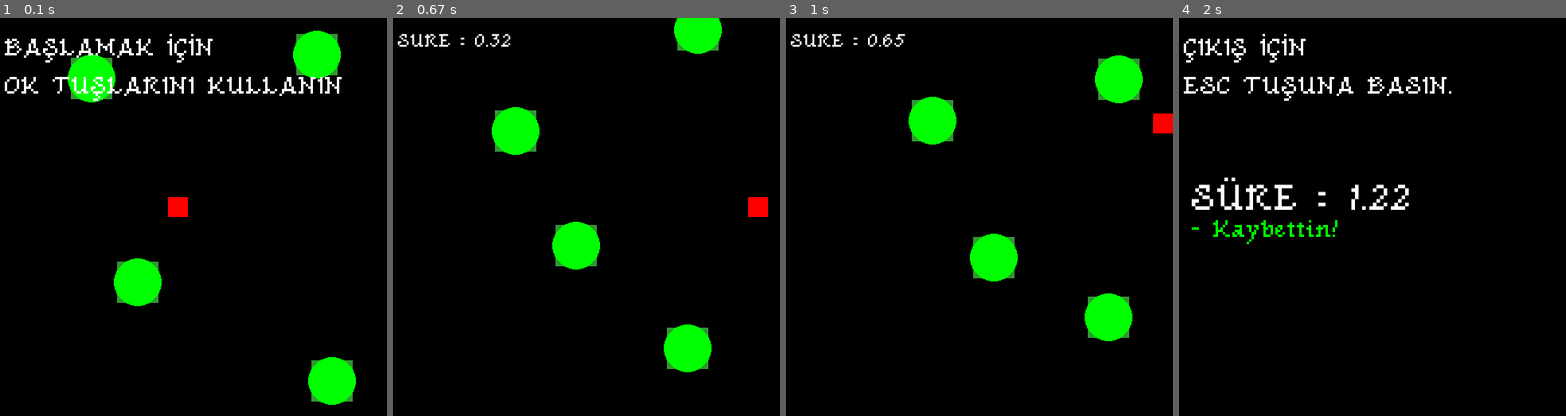
Above: before the commit, frames 1-4 (left to right).
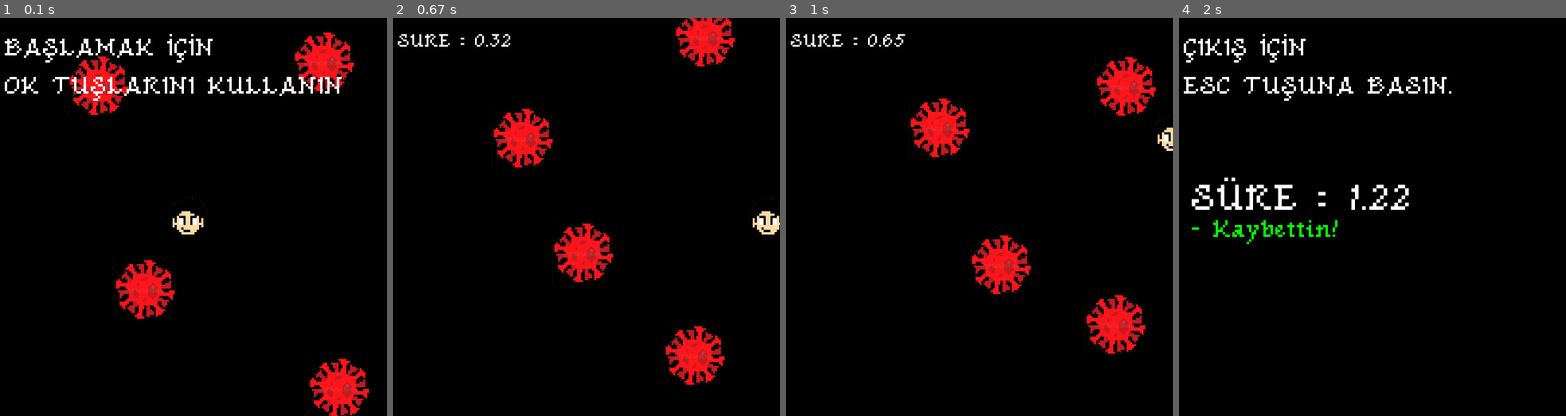
Above: after the commit, the same moments.

Repository: atakanargn/Corona-PyGame
Game: pygame game, started from main.py
Two runs of this game, one before a commit and one after it. Both use one fixed random seed, a clock stepped at 60 frames per second and the inputs below.
Inputs:
- Up to frame 1 (0.1 s): no input
- Up to frame 2 (0.67 s): hold Right from 0.33 s (still down)
- Up to frame 3 (1 s): release Right at 0.8 s; hold Up from 0.83 s (still down)
- Up to frame 4 (2 s): release Up at 1.13 s; hold Right 1.17-1.63 s

The runs differ from the first frame. In frame 1, 7.0% of the frame differs, in the area x 17-96%, y 3-100%; in frame 2, 7.0%; in frame 3, 7.2%, in the area x 31-100%, y 9-85%; in frame 4, nothing differs.

Commit message:
Sprites
Sprite eklendi.

Diff:
--- a/main.py
+++ b/main.py
@@ -40,22 +40,35 @@
 
 # Karakterimizin şeklini belirliyoruz
 karakter = pygame.Rect((karakter_x-25, karakter_y-25, 25, 25))
-# Karakteri çizdiriyoruz
+# Karakterin resim dosyasını çekiyoruz
+karakter_sprite = pygame.image.load("imgs/karakter.png")
+karakter_sprite.convert()
+
+# pencereyi temizliyoruz
 pencere.fill(0)
 pygame.display.update()
 
+# 4 virüsüde rastgele 4 köşeye atıyoruz
 virus1_xy = [randint(40,200),randint(40,200)]
 virus2_xy = [randint(300,460),randint(40,200)]
 virus3_xy = [randint(40,200),randint(300,460)]
 virus4_xy = [randint(300,460),randint(300,460)]
-
+# Virüsleri rijit hale getiriyoruz ki "collide" yani çarpışma olayına
+# girebilsinler
 virus1_rect = pygame.Rect(virus1_xy[0]-26,virus1_xy[1]-26,52,52)
 virus2_rect = pygame.Rect(virus2_xy[0]-26,virus2_xy[1]-26,52,52)
 virus3_rect = pygame.Rect(virus3_xy[0]-26,virus3_xy[1]-26,52,52)
 virus4_rect = pygame.Rect(virus4_xy[0]-26,virus4_xy[1]-26,52,52)
 
+# Virüs resmimizi çekiyoruz
+virus_sprite = pygame.image.load("imgs/virus.png")
+virus_sprite.convert()
+
+# Virüslerin hareket etme fonksiyonları, 4 virüs için de ayrıdır
 def virus1_Hareket():
     global karakter_x,karakter_y,virus1_xy
+
+    # Karakter hangi yönde ise o yöne doğru rastgele -6 ile 8 pixel hareket yaparlar
     if karakter_x<virus1_xy[0]:
         virus1_xy[0]-=randint(-6,8)
     else:
@@ -102,105 +115,136 @@
 while True:
     pencere.fill(0)
 
-    pygame.draw.rect(pencere, (255,0,0), karakter)
-
+    # Karakter
+    pencere.blit(karakter_sprite,(karakter_x-25,karakter_y-25))
     # VIRUS_1
-    pygame.draw.rect(pencere, (50,150,50), virus1_rect)
-    pygame.draw.circle(pencere,(0,255,0),virus1_xy,30.0)
+    pencere.blit(virus_sprite,(virus1_xy[0]-30,virus1_xy[1]-30))
     # VIRUS_2
-    pygame.draw.rect(pencere, (50,150,50), virus2_rect)
-    pygame.draw.circle(pencere,(0,255,0),virus2_xy,30.0)
+    pencere.blit(virus_sprite,(virus2_xy[0]-30,virus2_xy[1]-30))
     # VIRUS_3
-    pygame.draw.rect(pencere, (50,150,50), virus3_rect)
-    pygame.draw.circle(pencere,(0,255,0),virus3_xy,30.0)
+    pencere.blit(virus_sprite,(virus3_xy[0]-30,virus3_xy[1]-30))
     # VIRUS_4
-    pygame.draw.rect(pencere, (50,150,50), virus4_rect)
-    pygame.draw.circle(pencere,(0,255,0),virus4_xy,30.0)
-
+    pencere.blit(virus_sprite,(virus4_xy[0]-30,virus4_xy[1]-30))
+
+    # Başkangıç yazıları
     TEXT_ORTA.render_to(pencere, (20, 20), "BAŞLAMAK İÇİN", (255,255,255))
     TEXT_ORTA.render_to(pencere, (20, 20+54), "OK TUŞLARINI KULLANIN", (255,255,255))
     pygame.display.update()
 
+    # Escape tuşuna basılır ise oyun kapanır
     for eve in pygame.event.get():
         if eve.type==pygame.QUIT:
             pygame.quit()
             sys.exit()
 
+    # Yön tuşlarından herhangi birinde ise oyun başlar
     key_input = pygame.key.get_pressed()
     if key_input[pygame.K_LEFT] or key_input[pygame.K_UP] or key_input[pygame.K_RIGHT] or key_input[pygame.K_DOWN]:
         break
 
+# Oyun döngüsü
 while True:
+    # Karakterimizin adım sayısı 8 ile 16 arasında sürekli değişmektedir
+    # bu da bazen yavaş bazen hızlı hareketi sağlar
     adim_sayisi=randint(8,16)
+    # süreyi saymak için anlık süreyi tuttuk
     start=time.time()
+    # pencere temizlendi
     pencere.fill(0)
 
+    # Karakter rijit şekilde, resmi ile beraber çizdirildi
     karakter = pygame.Rect((karakter_x-25, karakter_y-25, 25, 25))
-    pygame.draw.rect(pencere, (255,0,0), karakter)
-
+    pencere.blit(karakter_sprite,(karakter_x-25,karakter_y-25))
+
+    # Her karede virüslerin hareket etmesi sağlanıyor
     virus1_Hareket()
     virus2_Hareket()
     virus3_Hareket()
     virus4_Hareket()
 
+    # Virüslerin rijit şekillerinin konumları güncelleniyor
     virus1_rect = pygame.Rect(virus1_xy[0]-26,virus1_xy[1]-26,52,52)
     virus2_rect = pygame.Rect(virus2_xy[0]-26,virus2_xy[1]-26,52,52)
     virus3_rect = pygame.Rect(virus3_xy[0]-26,virus3_xy[1]-26,52,52)
     virus4_rect = pygame.Rect(virus4_xy[0]-26,virus4_xy[1]-26,52,52)
 
+    # Virüs resimleri çizdiriliyor
     # VIRUS_1
-    pygame.draw.rect(pencere, (50,150,50), virus1_rect)
-    pygame.draw.circle(pencere,(0,255,0),virus1_xy,30.0)
+    pencere.blit(virus_sprite,(virus1_xy[0]-30,virus1_xy[1]-30))
     # VIRUS_2
-    pygame.draw.rect(pencere, (50,150,50), virus2_rect)
-    pygame.draw.circle(pencere,(0,255,0),virus2_xy,30.0)
+    pencere.blit(virus_sprite,(virus2_xy[0]-30,virus2_xy[1]-30))
     # VIRUS_3
-    pygame.draw.rect(pencere, (50,150,50), virus3_rect)
-    pygame.draw.circle(pencere,(0,255,0),virus3_xy,30.0)
+    pencere.blit(virus_sprite,(virus3_xy[0]-30,virus3_xy[1]-30))
     # VIRUS_4
-    pygame.draw.rect(pencere, (50,150,50), virus4_rect)
-    pygame.draw.circle(pencere,(0,255,0),virus4_xy,30.0)
-
+    pencere.blit(virus_sprite,(virus4_xy[0]-30,virus4_xy[1]-30))
+
+    # collide() fonksiyonu ile çarpışma durumu var mı? kontrol ediliyor
+    # karakter.collid(virus1_rect) : karakter nesnesine, virus1_rect nesnesi çarptı mı? değiyor mu? demek
+    # 4 virüs için de bunu kontrol ettik ve 'or' ile yazdık ki
+    # herhangi birine temas ederse, collide değişkeni True döndürsün
     collide = karakter.colliderect(virus1_rect) or karakter.colliderect(virus2_rect) or karakter.colliderect(virus3_rect) or karakter.colliderect(virus4_rect)
 
+    # Eğer karakter virüslerden herhangi birine değdiyse
     if collide:
+        # Oyun müziği durdu
         pygame.mixer.music.stop()
+        # Kazandın müziği yüklendi ama çaldırılmadı
         pygame.mixer.music.load('./sesler/kazandin.mp3')
+        # Oyuncudan tepki beklemek için sonsuz döngüde bitiş ekranında kaldık
         while True:
+            # Pencereyi temizle
             pencere.fill(0)
+            # Yazıları yazdır
             TEXT_ORTA.render_to(pencere, (20, 20), "ÇIKIŞ İÇİN", (255,255,255))
             TEXT_ORTA.render_to(pencere, (20, 20+54), "ESC TUŞUNA BASIN.", (255,255,255))
             TEXT_BUYUK.render_to(pencere, (30, 200), "SÜRE : %0.2f"%sure, (255,255,255))
+            # ölçülen süre 15ten büyükse
+            # Kazanma müziği başlar ve yazı yazar
             if(sure>15):
                 TEXT_ORTA.render_to(pencere, (30, 200+54), "- Bağışıklık Kazandın", (0, 255, 0))
                 pygame.mixer.music.play()
+            # ölçülen süre 10dan büyükse
+            # Kazanma müziği başlar ve yazı yazar
             elif(sure>10):
                 TEXT_ORTA.render_to(pencere, (30, 200+54), "- Aşı Kazandın", (0, 255, 255))
                 pygame.mixer.music.play()
+            # ölçülen süre 5den büyükse
+            # Kazanma müziği başlar ve yazı yazar
             elif(sure>5):
                 TEXT_ORTA.render_to(pencere, (30, 200+54), "- Dezenfektan kazandın", (255, 255, 0))
                 pygame.mixer.music.play()
+            # ölçülen süre 5den küçük ise
+            # Kaybetme müziği yüklenir, başlar ve yazı yazar
             else:
                 TEXT_ORTA.render_to(pencere, (30, 200+54), "- Kaybettin!", (0, 255, 0))
                 pygame.mixer.music.load('./sesler/kaybettin.mp3')
                 pygame.mixer.music.play()
 
+            # ekran güncellenir
             pygame.display.update()
             while True:
+                # Escape tuşuna basılırsa oyun biter
                 for eve in pygame.event.get():
                     if eve.type==pygame.QUIT:
                         pygame.quit()
                         sys.exit()
+                # Escape tuşuna basılırsa oyun biter
                 key_input = pygame.key.get_pressed()
                 if key_input[pygame.K_ESCAPE]:
                     pygame.quit()
                     sys.exit()
 
+    # collide=False ise yani virüse değme durumu yok ise
+    # oyun devam eder
     for eve in pygame.event.get():
         if eve.type==pygame.QUIT:
             pygame.quit()
             sys.exit()
+    # Klavyede basılan tuş çekilir
     key_input = pygame.key.get_pressed()
+
+    # Basılan tuşa göre o yönde karakterin hareketi sağlanır
+    # aynı zamanda hareket sağlanmadan önce oyun alanından çıkıyor mu diye kontrol edilir
     if key_input[pygame.K_LEFT]:
         karakter_x -= adim_sayisi
         if(karakter_x<=25):
@@ -218,7 +262,12 @@
         if(karakter_y>=500):
             karakter_y=500
 
+    # Süre sürekli olacak güncellenir ve yukarıda yazar
     TEXT_KUCUK.render_to(pencere, (20, 20), "SURE : %0.2f"%sure, (255,255,255))
     pygame.display.update()
     fpsclock.tick(fps)
+    # Her döngü tamamlandığında geçen zaman çekilir
+    # ve geçen zamandan döngünün başındaki zaman çıkartılır ise
+    # döngünün ne kadar sürdüğü hesaplanır
+    # ve bu döngü süresi 'sure' değişkenine eklenince, sürekli olacak yukarıdaki oyun süresi elde edilir
     sure += time.time()-start
Binary file added: imgs/karakter.png
Binary file added: imgs/virus.png
